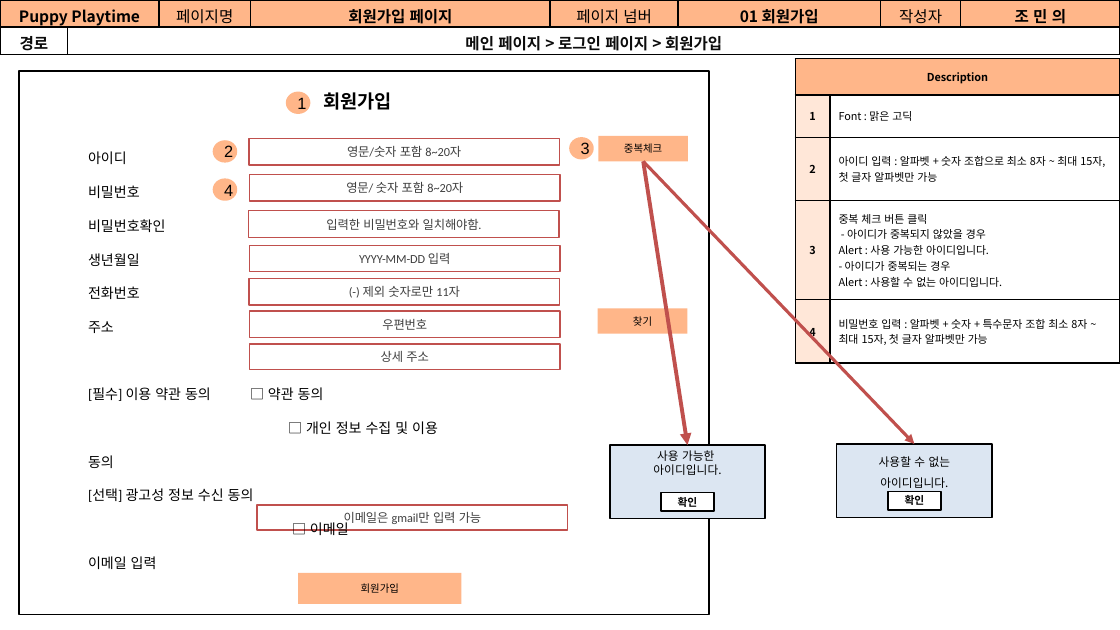
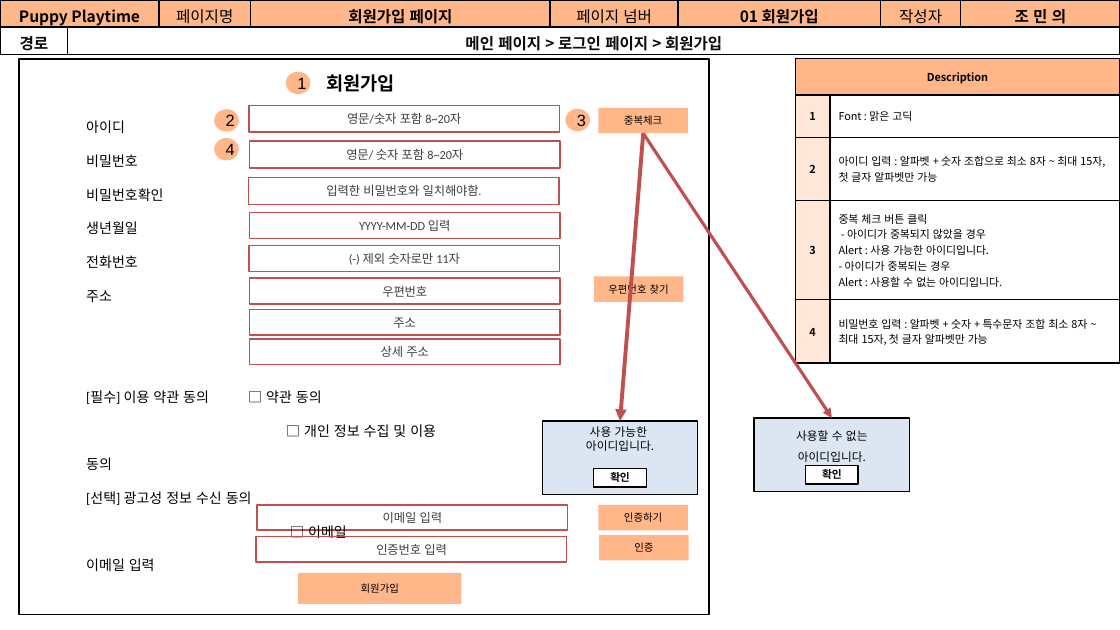
Before and after one commit to Jogging-Kim-Chaebak/PuppyPlaytime, a slide deck: slide 12 of 프로젝트 산출물/9. 스토리보드/Puppy Playtime 사용자 스토리보드.pptx. Drawn at 1120x630 pixels with LibreOffice and Linux fonts; fonts in the diff are those of the drawing. Boxes give left, top, right and bottom in pixels: in the first picture for what was removed or moved away, otherwise in the second. Text is boxed around its words. In the diff, an @@ line names an element or a change of style, - is before the commit and + after.

```diff
--- a/프로젝트 산출물/9. 스토리보드/Puppy Playtime 사용자 스토리보드.pptx
+++ b/프로젝트 산출물/9. 스토리보드/Puppy Playtime 사용자 스토리보드.pptx
@@ rectangle resized from (x1=19, y1=71, x2=709, y2=614) to (x1=19, y1=59, x2=709, y2=615) @@
@@ text "회원가입" moved from (x1=323, y1=92, x2=392, y2=110) to (x1=326, y1=74, x2=395, y2=92) @@
@@ ellipse "1" moved from (x1=288, y1=93, x2=309, y2=112) to (x1=288, y1=73, x2=309, y2=92) @@
@@ text "아이디" rewrapped from (x1=88, y1=151, x2=438, y2=569) to (x1=86, y1=120, x2=436, y2=571) @@
@@ 2 rectangles, 1 ellipse moved together from (x1=214, y1=136, x2=688, y2=271) to (x1=216, y1=108, x2=688, y2=239) @@
@@ ellipse "3" moved from (x1=570, y1=139, x2=591, y2=158) to (x1=567, y1=111, x2=588, y2=130) @@
@@ ellipse "4" moved from (x1=214, y1=180, x2=235, y2=199) to (x1=216, y1=140, x2=237, y2=159) @@
@@ 5 rectangles moved together from (x1=249, y1=139, x2=560, y2=338) to (x1=249, y1=105, x2=560, y2=305) @@
@@ arrow moved from (643, 161) - (688, 445) to (643, 133) - (619, 421) @@
@@ arrow moved from (643, 161) - (914, 444) to (643, 133) - (831, 418) @@
@@ rectangle "우편번호 찾기" moved from (x1=598, y1=308, x2=688, y2=334) to (x1=594, y1=277, x2=683, y2=302) @@
@@ text in rectangle at (x1=608, y1=282, x2=669, y2=296): text changed @@
-찾기
+우편번호 찾기
@@ rectangle added at (x1=250, y1=309, x2=560, y2=335), outline #C0504D 1 pt, 7.9 pt, text #3F3F3F @@
+주소
@@ rectangle "상세 주소" moved from (x1=250, y1=344, x2=560, y2=370) to (x1=250, y1=339, x2=560, y2=365) @@
@@ rectangle "사용할 수 없는 아이디입니다." moved from (x1=837, y1=444, x2=992, y2=517) to (x1=754, y1=418, x2=909, y2=492) @@
@@ rectangle "사용 가능한" moved from (x1=609, y1=445, x2=765, y2=519) to (x1=542, y1=421, x2=698, y2=495) @@
@@ rectangle "확인" moved from (x1=661, y1=493, x2=713, y2=511) to (x1=594, y1=468, x2=646, y2=486) @@
@@ rectangle "확인" moved from (x1=888, y1=492, x2=941, y2=510) to (x1=805, y1=465, x2=858, y2=483) @@
@@ rectangle added at (x1=598, y1=505, x2=688, y2=531), fill #FFB689, 6.8 pt, text #000000 @@
+인증하기
@@ rectangle added at (x1=256, y1=536, x2=567, y2=562), outline #C0504D 1 pt, 7.9 pt, text #3F3F3F @@
+인증번호 입력
@@ text in rectangle at (x1=383, y1=512, x2=442, y2=523): text changed @@
-이메일은 gmail만 입력 가능
+이메일 입력
@@ rectangle added at (x1=599, y1=534, x2=689, y2=560), fill #FFB689, 6.8 pt, text #000000 @@
+인증
```
Also in this commit, not shown: 14 other slides changed, 9 slides added, 1 slide removed, 1 other file.
